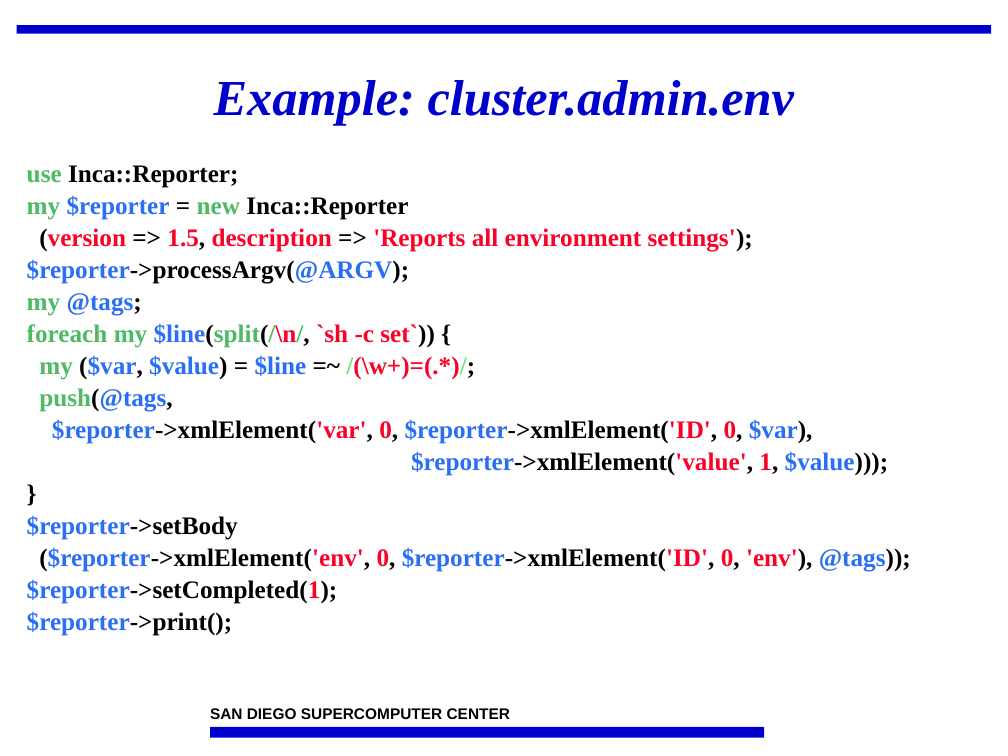
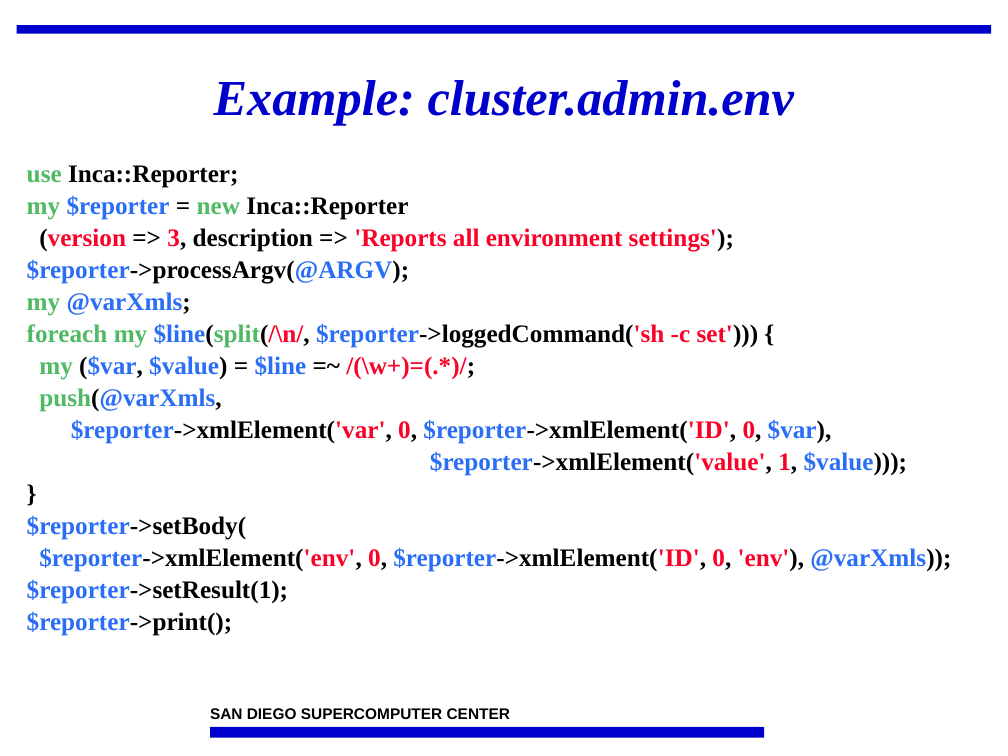
Before and after one commit to IncaProject/inca-xsede, a slide deck: slide 13 of talks/2008workshop/incaReporters.ppt (slide 11 before the commit). Drawn at 1008x756 pixels with LibreOffice and Linux fonts; fonts in the diff are those of the drawing; background and template pictures are left out. Boxes give left, top, right and bottom in pixels: in the first picture for what was removed or moved away, otherwise in the second. Text is boxed around its words. In the diff, an @@ line names an element or a change of style, - is before the commit and + after.

```diff
--- a/talks/2008workshop/incaReporters.ppt
+++ b/talks/2008workshop/incaReporters.ppt
@@ text at [39,228,734,252]: text changed @@
-(version => 1.5, description => 'Reports all environment settings');
+(version => 3, description => 'Reports all environment settings');
@@ text at [27,292,759,348]: text changed; text colour #50B965 to #000000 @@
-my @tags;
-foreach my $line(split(/\n/, `sh -c set`)) {
+my @varXmls;
+foreach my $line(split(/\n/, $reporter->loggedCommand('sh -c set'))) {
@@ text at [39,355,475,380]: text colour #63E67E to #FC0128 in "/(\w+)=(.*)/;" @@
@@ text at [39,388,221,412]: text changed @@
-push(@tags,
+push(@varXmls,
@@ text at [27,515,951,604]: text changed @@
-$reporter->setBody
-($reporter->xmlElement('env', 0, $reporter->xmlElement('ID', 0, 'env'), @tags));
-$reporter->setCompleted(1);
+$reporter->setBody(
+$reporter->xmlElement('env', 0, $reporter->xmlElement('ID', 0, 'env'), @varXmls));
+$reporter->setResult(1);
```
Also in this commit, not shown: 13 other slides changed, 7 slides added.
